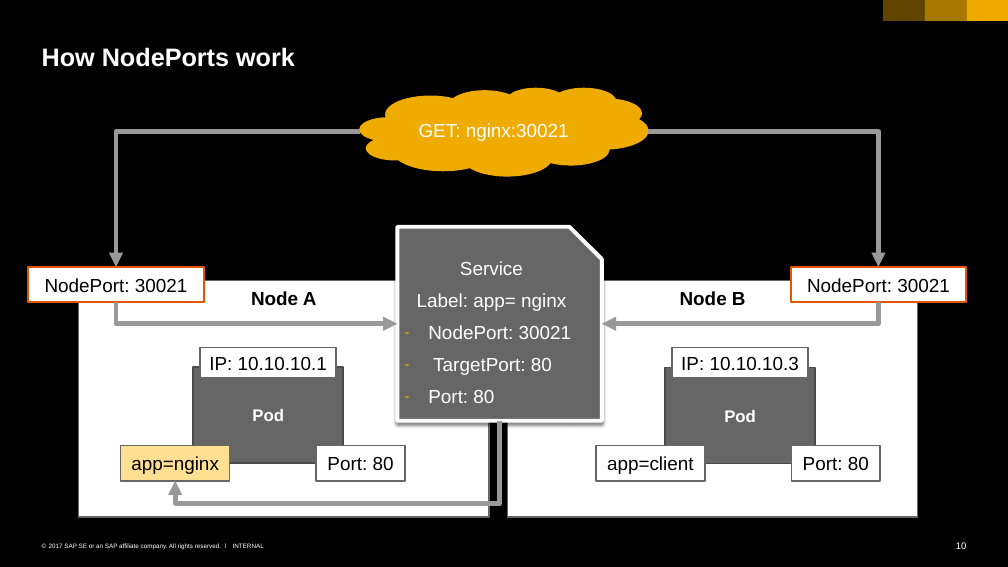
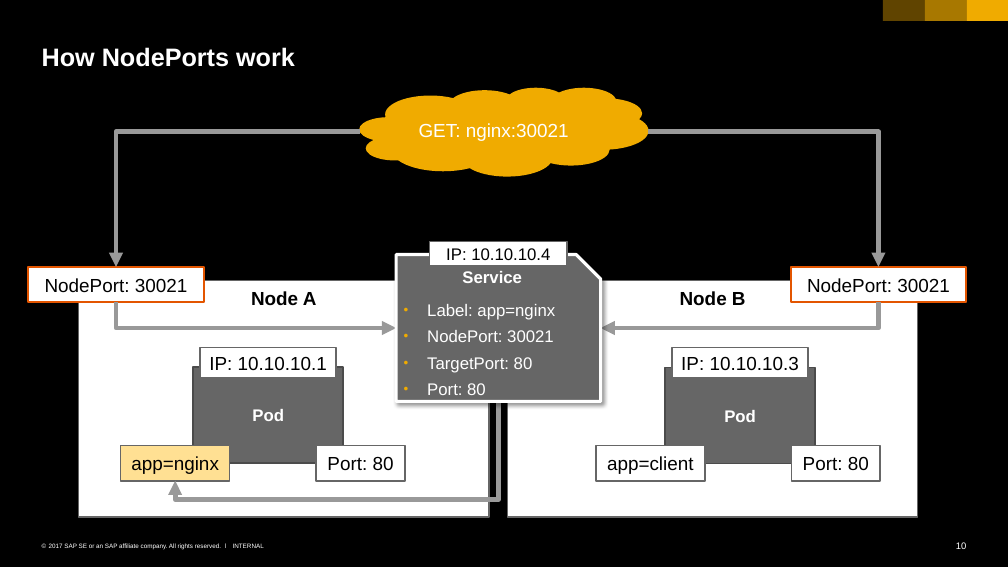
Before and after one commit to cuijiyao01/docker-k8s-training, a slide deck: slide 10 of kubernetes/04_networking_services.pptx. Drawn at 1008x567 pixels with LibreOffice and Linux fonts; fonts in the diff are those of the drawing. Boxes give left, top, right and bottom in pixels: in the first picture for what was removed or moved away, otherwise in the second. Text is boxed around its words. In the diff, an @@ line names an element or a change of style, - is before the commit and + after.

```diff
--- a/kubernetes/04_networking_services.pptx
+++ b/kubernetes/04_networking_services.pptx
@@ snip rect "Service": place and size @@
-snip rect "Service" at bbox=[397, 227, 602, 421]
+snip rect "Service" at bbox=[396, 255, 601, 401]
@@ snip rect "Service" at bbox=[396, 255, 601, 401]: vertical alignment middle to top; outline #FFFFFF 3.75 pt to #FFFFFF 3 pt; shadow changed @@
@@ rectangle added at bbox=[429, 242, 567, 266], fill #FFFFFF, outline #666666 1.5 pt, 16 pt, text #000000 @@
+IP: 10.10.10.4
@@ text in snip rect at bbox=[427, 271, 554, 395]: size 18 to 16 pt in "Service", "NodePort: 30021", "TargetPort: 80", "Port: 80"; bold on in "Service"; less space between paragraphs; bullet - to • @@
@@ elbow arrow moved from (116, 302) - (397, 323) to (116, 302) - (396, 328) @@
@@ text in snip rect at bbox=[427, 304, 555, 320]: text changed; size 18 to 16 pt @@
-Label: app= nginx
+• Label: app=nginx
@@ elbow arrow moved from (878, 302) - (601, 323) to (878, 302) - (601, 328) @@
@@ elbow arrow moved from (499, 421) - (175, 481) to (498, 401) - (175, 481) @@
```
Also in this commit, not shown: 2 slides added.
